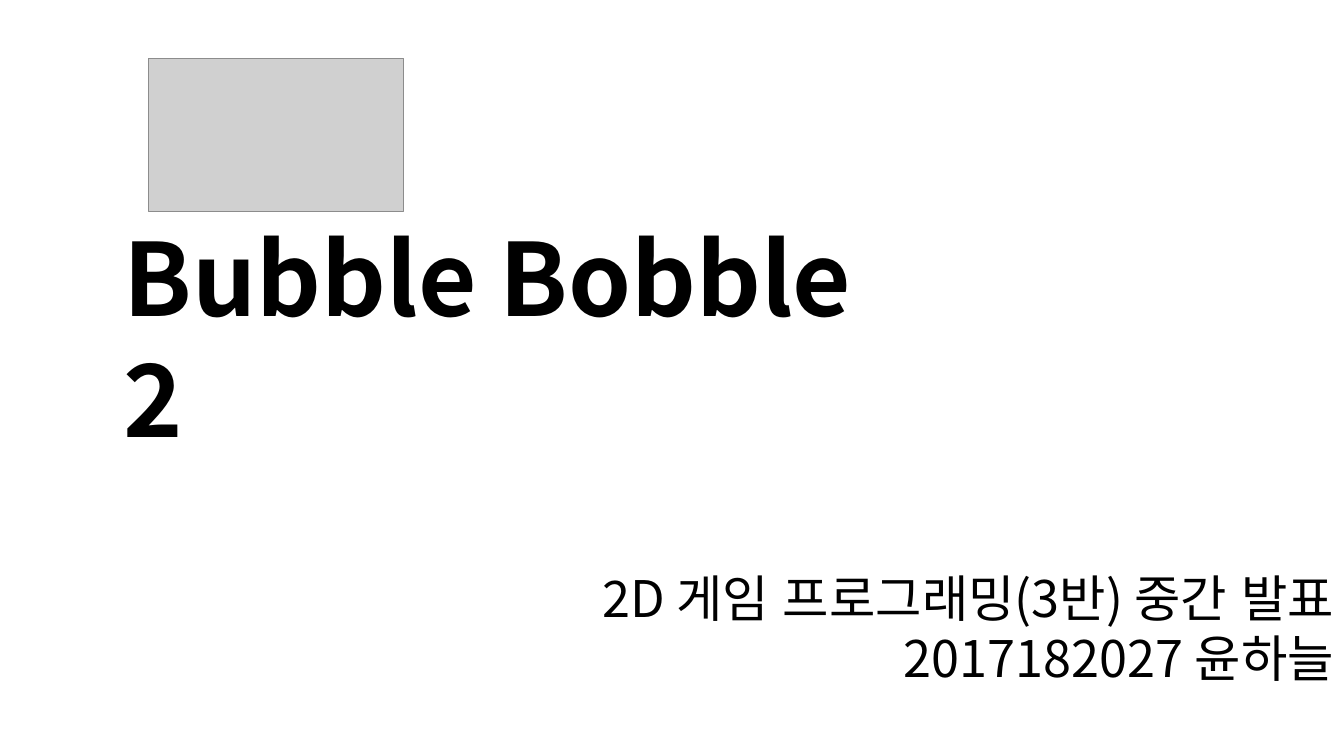
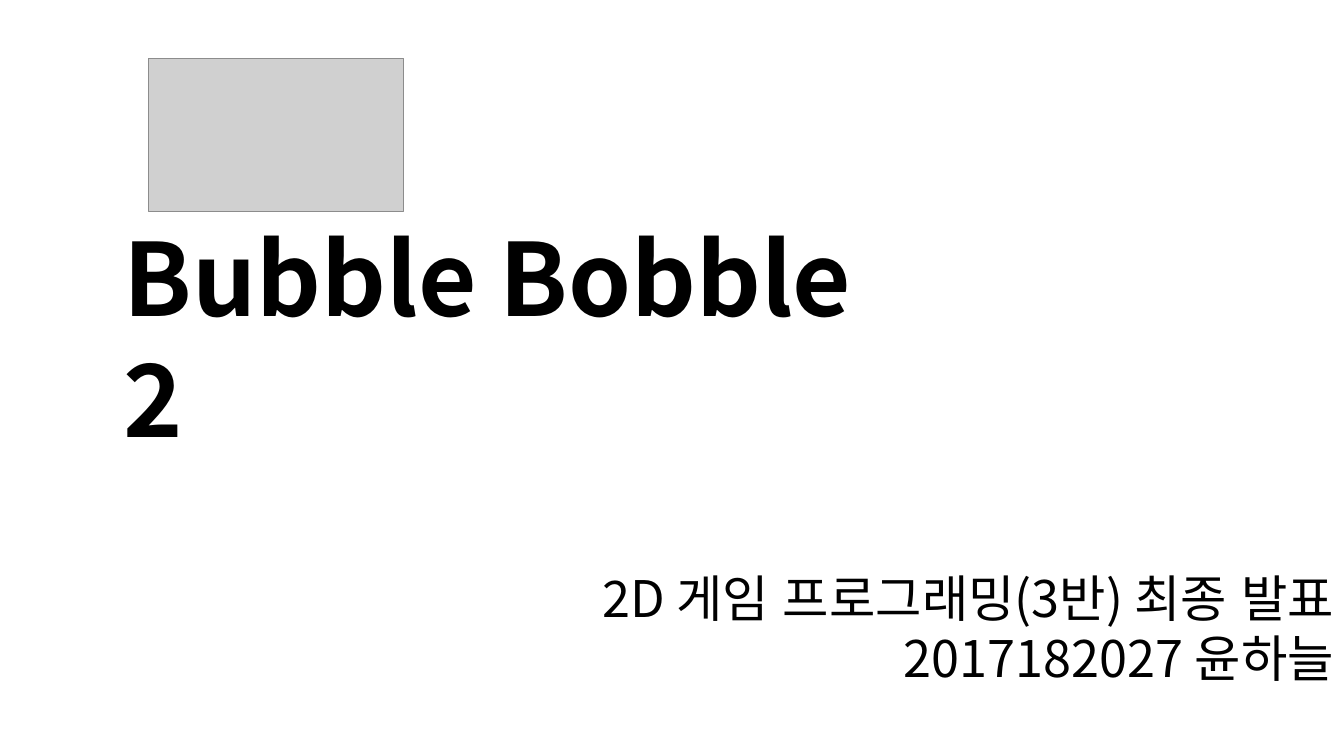
Before and after one commit to HaneulYun/bubble-bobble, a slide deck: slide 1 of proposal/프레젠테이션3.pptx. Drawn at 1344x756 pixels with LibreOffice and Linux fonts; fonts in the diff are those of the drawing; grey boxes stand for pictures; background and template pictures are left out. Boxes give left, top, right and bottom in pixels: in the first picture for what was removed or moved away, otherwise in the second. Text is boxed around its words. In the diff, an @@ line names an element or a change of style, - is before the commit and + after.

```diff
--- a/proposal/프레젠테이션3.pptx
+++ b/proposal/프레젠테이션3.pptx
@@ text at (602, 575, 1334, 627): text changed @@
-2D 게임 프로그래밍(3반) 중간 발표
+2D 게임 프로그래밍(3반) 최종 발표
```
Also in this commit, not shown: 5 other slides changed, 2 slides added, 10 other files.
